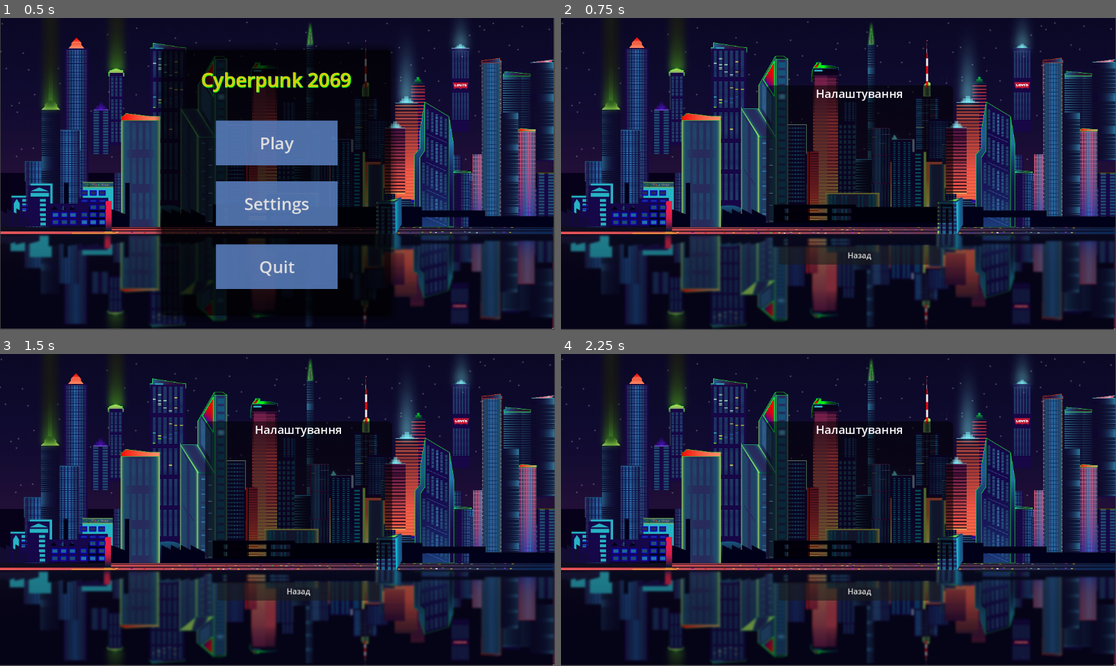
Above: before the commit, frames 1-4 (two rows, left to right).
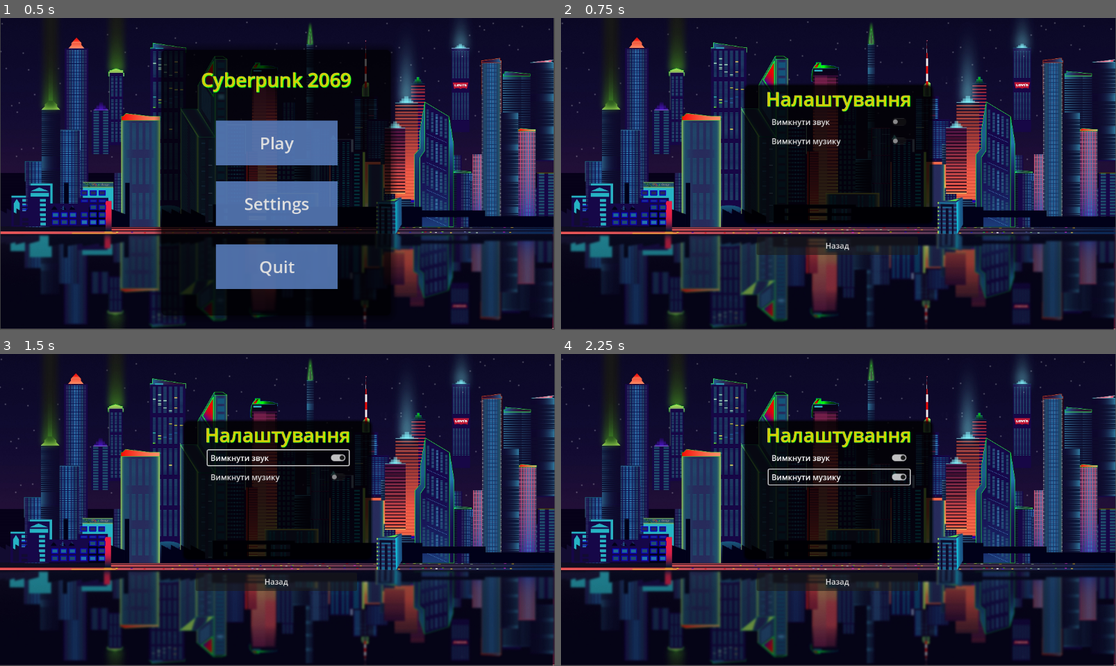
Above: after the commit, the same moments.

Repository: liketaurus/SE-practice-template
Game: Godot game, scene res://Scenes/menu.tscn
Two runs of this game, one before a commit and one after it. Both use one fixed random seed, a clock stepped at 60 frames per second and the inputs below.
Inputs (mouse positions are in pixels of both pictures, inside the frame that each line leads up to):
- Up to frame 1 (0.5 s): no input
- Up to frame 2 (0.75 s): click "Settings" at 0.5 s
- Up to frame 3 (1.5 s): click (277, 456) at 1.25 s, where only the run after the commit has a clickable "Вимкнути звук"
- Up to frame 4 (2.25 s): click (838, 475) at 2 s, where only the run after the commit has a clickable "Вимкнути музику"

Frame 1 is identical in both runs. In frame 2, 11% of the frame differs, in the area x 32-71%, y 20-80%; in frame 3, 11%; in frame 4, 11%.

Commit message:
set

Diff:
--- a/src/Cyberpunk2069/Scenes/settings.tscn
+++ b/src/Cyberpunk2069/Scenes/settings.tscn
@@ -10,6 +10,13 @@
 corner_radius_bottom_right = 10
 corner_radius_bottom_left = 10
 corner_detail = 20
+shadow_size = 5
+
+[sub_resource type="LabelSettings" id="LabelSettings_21qty"]
+font_size = 40
+font_color = Color(0.823529, 0.823529, 0, 1)
+outline_size = 1
+shadow_color = Color(0, 1, 0, 1)
 
 [node name="Settings" type="Node2D"]
 script = ExtResource("1_kolho")
@@ -20,20 +27,35 @@
 texture = ExtResource("1_2coh7")
 
 [node name="Button" type="Button" parent="."]
-offset_left = 452.0
-offset_top = 474.0
-offset_right = 787.0
-offset_bottom = 512.0
+offset_left = 406.0
+offset_top = 454.0
+offset_right = 741.0
+offset_bottom = 492.0
 text = "Назад"
 
 [node name="Label" type="Label" parent="."]
-offset_left = 426.0
+offset_left = 382.0
 offset_top = 140.0
-offset_right = 814.0
+offset_right = 770.0
 offset_bottom = 426.0
 theme_type_variation = &"HeaderMedium"
 theme_override_styles/normal = SubResource("StyleBoxFlat_8k2qv")
 text = "Налаштування"
+label_settings = SubResource("LabelSettings_21qty")
 horizontal_alignment = 1
 
+[node name="CheckButton" type="CheckButton" parent="."]
+offset_left = 431.0
+offset_top = 200.0
+offset_right = 724.0
+offset_bottom = 231.0
+text = "Вимкнути звук"
+
+[node name="CheckButton2" type="CheckButton" parent="."]
+offset_left = 431.0
+offset_top = 240.0
+offset_right = 724.0
+offset_bottom = 271.0
+text = "Вимкнути музику"
+
 [connection signal="pressed" from="Button" to="." method="_on_button_pressed"]
Not shown: 1 places in src/Cyberpunk2069/Scenes/settings.tscn that only renumber resources
